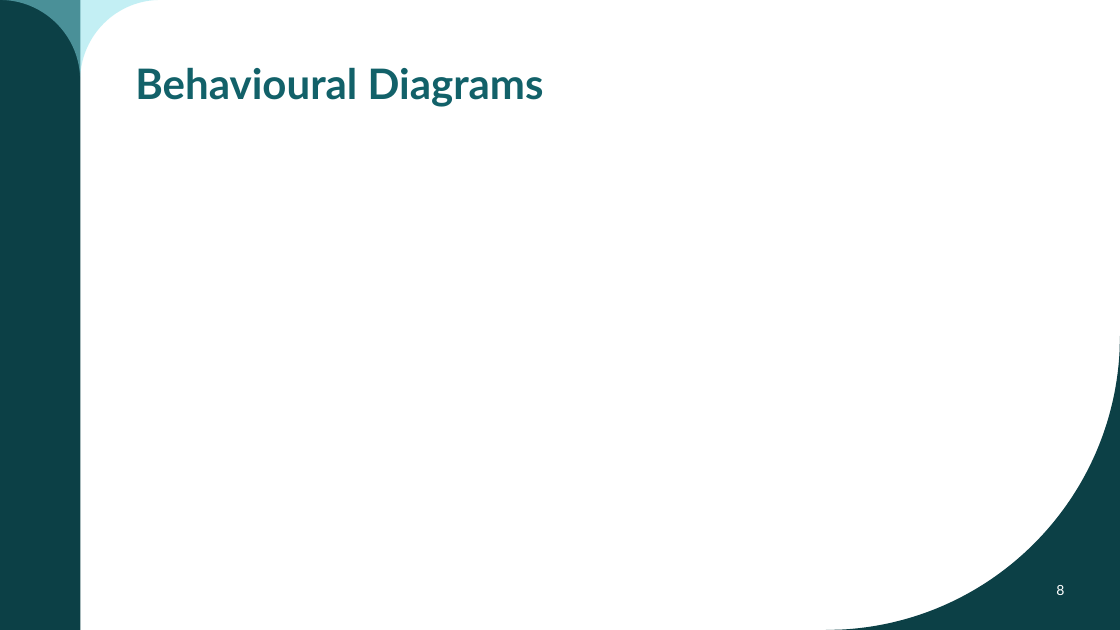
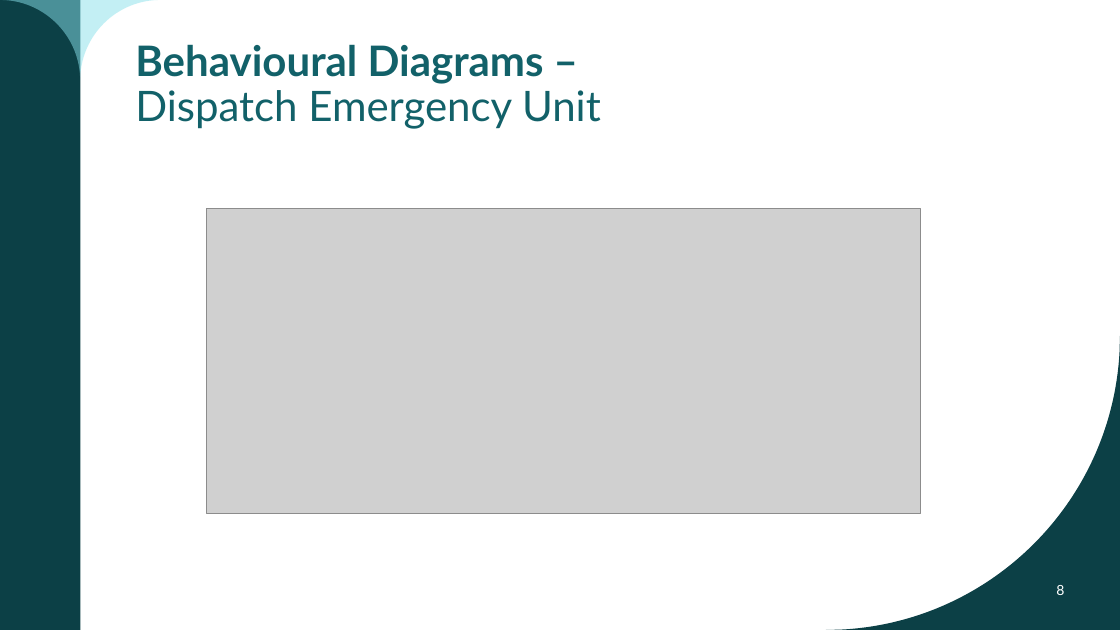
Before and after one commit to Mat6577/COS214_Practical5, a slide deck: slide 8 of docs/Practical_5_Final.pptx. Drawn at 1120x630 pixels with LibreOffice and Linux fonts; fonts in the diff are those of the drawing; grey boxes stand for pictures. Boxes give left, top, right and bottom in pixels: in the first picture for what was removed or moved away, otherwise in the second. Text is boxed around its words. In the diff, an @@ line names an element or a change of style, - is before the commit and + after.

Commit message:
Added sequence diagram for Command

```diff
--- a/docs/Practical_5_Final.pptx
+++ b/docs/Practical_5_Final.pptx
@@ title at (x1=135, y1=44, x2=601, y2=129): text changed; bold off @@
-Behavioural Diagrams
+Behavioural Diagrams –
+Dispatch Emergency Unit
@@ picture added at (x1=207, y1=209, x2=920, y2=514) @@
```
